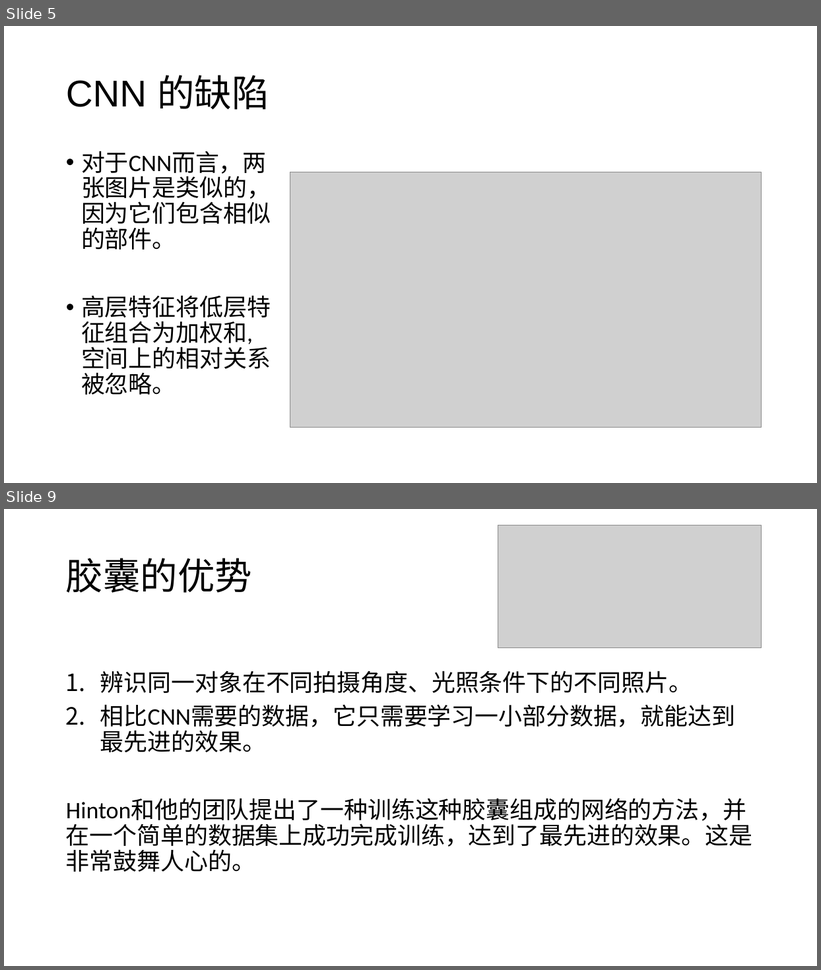
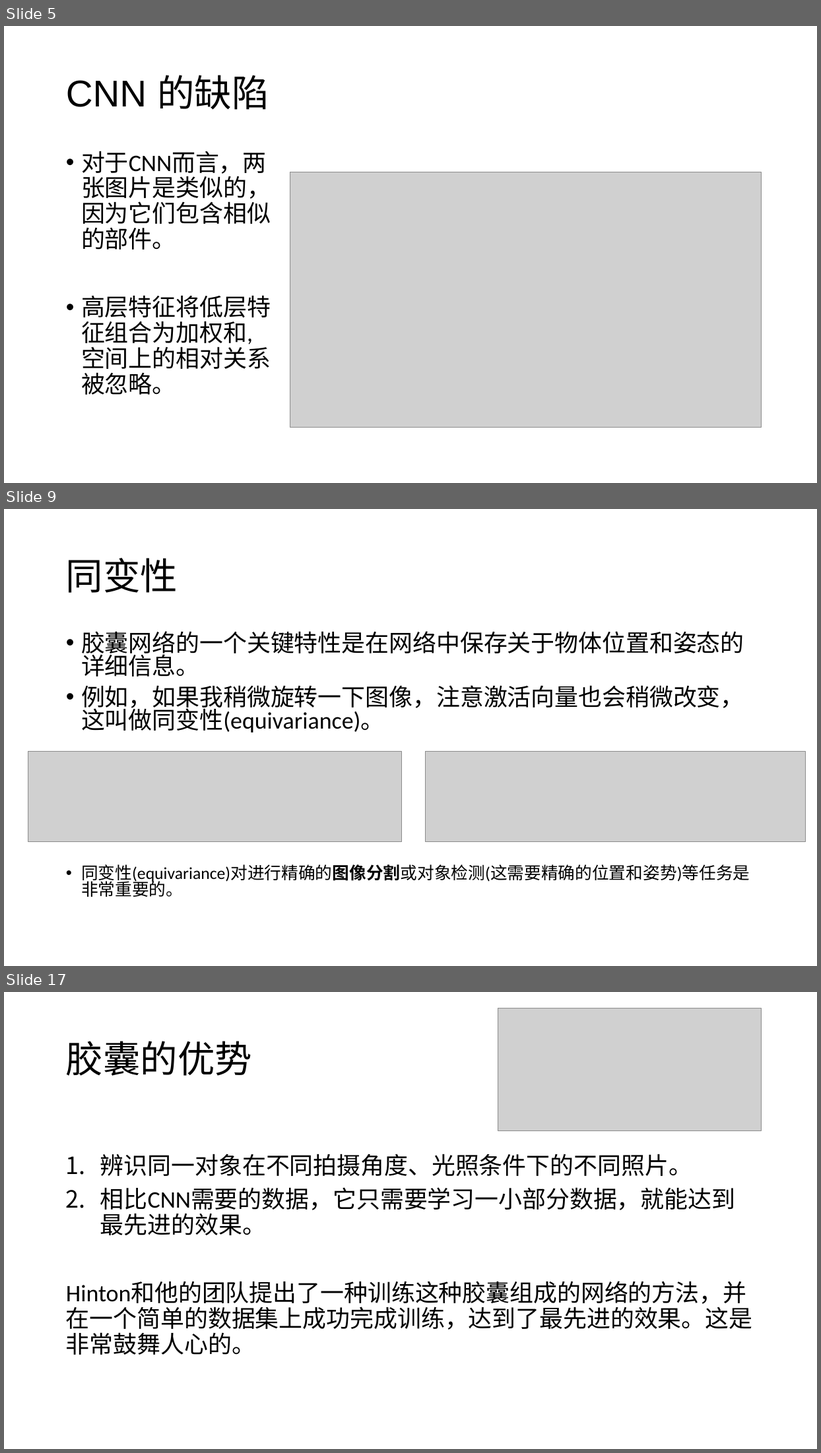
Before and after one commit to foamliu/Learning-DL, a slide deck: capsnet/CapsNet.pptx. Shown one above the other, each under a label of ours: slides 5 and 9 before the commit, slides 5, 9 and 17 after it; the slides between them are not shown. The pictures are 821x970 and 821x1453 pixels, drawn with LibreOffice and Linux fonts; fonts in the diff are those of the drawing; grey boxes stand for pictures. Boxes give left, top, right and bottom in pixels: in the first picture for what was removed or moved away, otherwise in the second. Text is boxed around its words. In the diff, an @@ line names an element or a change of style, - is before the commit and + after.

```diff
--- a/capsnet/CapsNet.pptx
+++ b/capsnet/CapsNet.pptx
@@ slide 9 added at (4, 509, 817, 966), background #FFFFFF @@
@@ title added at (66, 558, 178, 593), 44 pt, text #000000 @@
+同变性
@@ text added at (81, 631, 750, 897), 28 pt, text #000000 @@
+• 胶囊网络的一个关键特性是在网络中保存关于物体位置和姿态的详细信息。
+• 例如，如果我稍微旋转一下图像，注意激活向量也会稍微改变，这叫做同变性(equivariance)。
+• 同变性(equivariance)对进行精确的图像分割或对象检测(这需要精确的位置和姿势)等任务是非常重要的。
@@ picture added at (28, 751, 402, 842) @@
@@ picture added at (426, 751, 805, 842) @@
@@ what was slide 9 is now slide 17 @@
```
Also in this commit, not shown: 5 slides changed, 9 other slides added, 2 slides removed, 1 other file.
